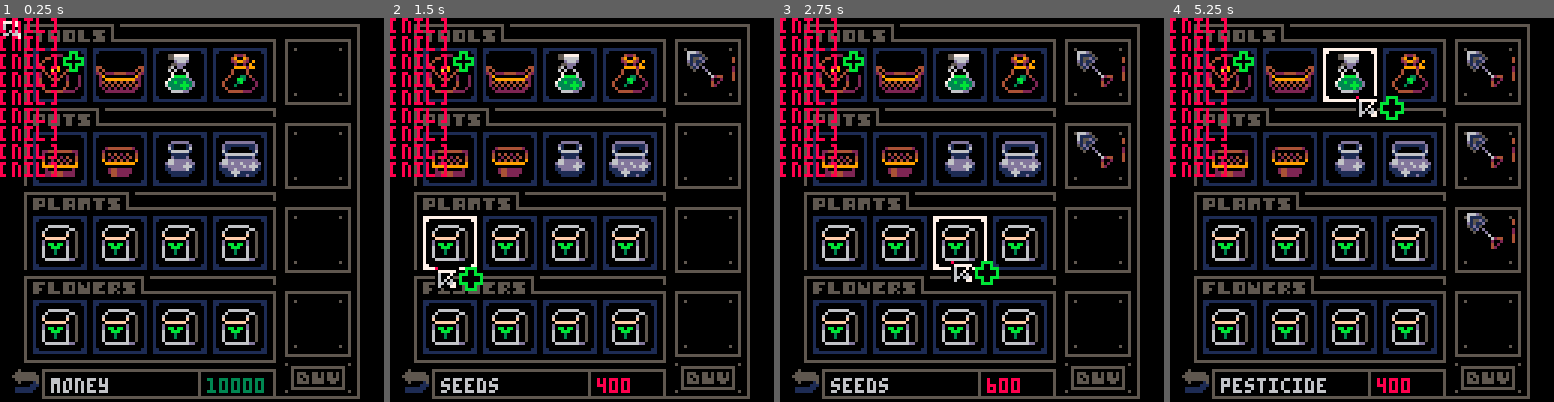
Above: before the commit, frames 1-4 (left to right).
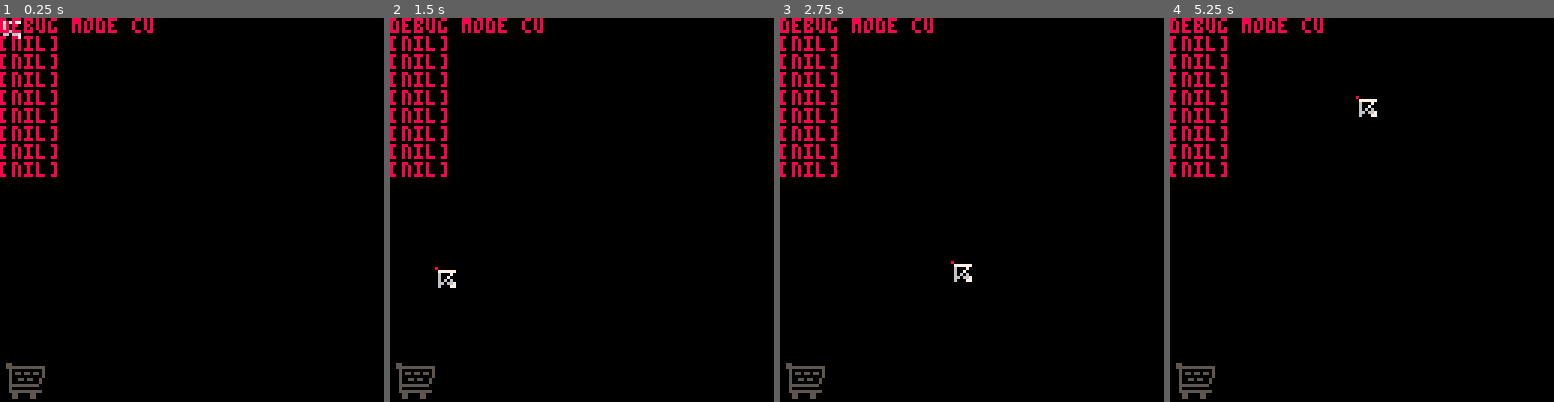
Above: after the commit, the same moments.

Repository: vinimesquitamoraes/Plantinhas
Game: PICO-8 cartridge plantinhas.p8
Two runs of this game, one before a commit and one after it. Both use one fixed random seed, a clock stepped at 60 frames per second and the inputs below.
Inputs (mouse positions are in pixels of both pictures, inside the frame that each line leads up to):
- Up to frame 1 (0.25 s): no input
- Up to frame 2 (1.5 s): click (670, 121) at 0.67 s; click (436, 267) at 1.22 s
- Up to frame 3 (2.75 s): hold Right 1.6-2.1 s; click (887, 114) at 1.77 s; hold Up 2.15-2.42 s; click (952, 259) at 2.32 s; hold Right from 2.47 s (still down)
- Up to frame 4 (5.25 s): click (1404, 106) at 2.87 s; release Right at 3.03 s; hold Left 3.08-3.58 s; click (1465, 256) at 3.42 s; hold Down 3.63-3.97 s; click (1231, 102) at 3.97 s; hold Right 4.02-4.68 s; click (1292, 248) at 4.52 s; hold Up 4.73-5.03 s; click (1354, 94) at 5.07 s; hold Left from 5.08 s (still down)

The runs differ from the first frame. In frame 1, 27% of the frame differs, in the area x 1-94%, y 0-100%; in frame 2, 27%; in frame 3, 27%; in frame 4, 28%.

Commit message:
Rega foir melhorada: agora um vaso vasa agua se ele estiver saturado

Diff:
--- a/plantinhas.p8
+++ b/plantinhas.p8
@@ -8,7 +8,7 @@
  --cus ----------------------------------------------------------------------------------------------------------------------------------------------------------------------------+
  espacamento  = 0
 
- cu1 = nil
+ cu1 = ""
  cu2 = nil
  cu3 = nil
  cu4 = nil
@@ -18,7 +18,7 @@
  cu8 = nil
  cu9 = nil
 
- str1 = ""
+ str1 = "debug mode cu"
  str2 = ""
  str3 = ""
  str4 = ""
@@ -35,13 +35,15 @@
  2 para loja
  3 para o deposito
  ]]
- status = 2
+ status = 1
 
  --auxiliares ---------------------------------------------------------------------------------------------------------------------------------------------------------------------+
- aux_tipo  = 1
- saldo     = 10000
- grav      = 2
-	num_atl   = 6
+ aux_tipo    = 1
+ saldo       = 10000
+ grav        = 2
+	num_atl     = 6
+	max_saturac = 20
+
  --listas -------------------------------------------------------------------------------------------------------------------------------------------------------------------------+
  ls_tst     = {["tipo"]="teste"       ,["val"]=false,["qual"]=nil}
  ls_bts     = {["tipo"]="botao"       ,["val"]=false,["qual"]=nil}
@@ -54,8 +56,8 @@
  ls_prt     = {["tipo"]="prateleiras" ,["val"]=false,["qual"]=nil}
 
  --listas de particulas -----------------------------------------------------------------------------------------------------------------------------------------------------------+
- pat_sem = {["tipo"]="particulas sementes",["val"]=false,["qual"]={} }
- pat_reg = {["tipo"]="particulas regador" ,["val"]=false,["qual"]={} }
+ pat_sem = {["tipo"]="semente",["val"]=false,["qual"]={} }
+ pat_reg = {["tipo"]="agua"   ,["val"]=false,["qual"]={} }
 
  --init de palavras ---------------------------------------------------------------------------------------------------------------------------------------------------------------+
  p1={192,193,193,194,240}
@@ -94,12 +96,13 @@
  def_pos_atls()
 
  --prateleiras ....................................................................................................................................................................+
- criar_prateleiras(4)
+ init_prat(4)
 
 	--objetos funcionais padrao ------------------------------------------------------------------------------------------------------------------------------------------------------+
 	regador = criar_obj("item",17,ls_inv.coisas,nil, 50 ,18)
-
- --testes @@@@@@@@@@@@@@@@@@@@@@@@@@@@@@@@@@@@@@@@@@@@@@@@@@@@@@@@@@@@@@@@@@@@@@@@@@@@@@@@@@@@@@@@@@@@@@@@@@@@@@@@@@@@@@@@@@@@@@@@@@@@@@@@@@@@@@@@@@@@@@@@@@@@@@@@@@@@@@@@@@@@@@@@@+
+ --ls_atl.atls[1].item =criar_obj("item",17)
+
+ --[[testes @@@@@@@@@@@@@@@@@@@@@@@@@@@@@@@@@@@@@@@@@@@@@@@@@@@@@@@@@@@@@@@@@@@@@@@@@@@@@@@@@@@@@@@@@@@@@@@@@@@@@@@@@@@@@@@@@@@@@@@@@@@@@@@@@@@@@@@@@@@@@@@@@@@@@@@@@@@@@@@@@@@@@@@@@+
  vaso_change = 5
  que_planta  = 9
  aux_x = 10
@@ -172,11 +175,9 @@
   --se o timer contou ja
   if(ls_atl.wait)atribuir()
 
-  atl_on_off(mouse.dir_press)
-
   --regar -------------------------------------------------------------------------------------------------------+
 		if(pat_reg.val and not ls_atl.show)then
-			if(mouse:toggle(mouse.esq,204,236)) gerar_part(pat_reg, 1, 2, 3, nil)
+			if(mouse:toggle(mouse.esq,204,236)) gerar_part(pat_reg, 1, 2, 3, nil, stat(32)+1, stat(33)+13)
 		end
 
 		--esperando awa -------------------------------------------------------------------------------------------------------+
@@ -184,6 +185,8 @@
 
   --esperando semente -------------------------------------------------------------------------------------------------------+
  	foreach(pat_sem,function(obj) plantar(obj) end)
+
+  atl_on_off(mouse.dir_press)
 
  --lojinha rocha ---------------------------------------------------------------------------------------------------+
  elseif(status == 2)then
@@ -677,6 +680,8 @@
 		 del(self.ls_gua, self)
 	  self = nil
 			end
+			return true
+
 	 end
 
 --botao ========================
@@ -806,17 +811,8 @@
 		self.w,self.h = 18,18
  	self.tam      = 16
  	self.disp     = true
-
- 	--espaco da loja
- 	if(subtipo == 1)then
- 	 self.cor1,self.cor3 = 1,1
-	 	self.cor2  = 7
-
-	 	function self:disp_toggle(qual)
- 			self.disp = qual or false
-			end
-
-			function self:des()
+ 	if(range(subtipo,1,2))then
+ 		function self:des()
     rect(self.x,self.y,self.x+self.w-1,self.y+self.h-1,self.cor1)
 	   rectfill(self.x+1,self.y+1,(self.x+self.w-1)-1,(self.y+self.h-1)-1,0)
     self.item:des(self.x+1,self.y+1)
@@ -826,6 +822,15 @@
 	   	line(self.x+3 ,self.y+4,self.x+14,self.y+15,8)
     end
     des_vertices(self.x+1,self.y+1,self.w-2,self.h-2,self.cor1)
+			end
+		end
+ 	--espaco da loja
+ 	if(subtipo == 1)then
+ 	 self.cor1,self.cor3 = 1,1
+	 	self.cor2  = 7
+
+	 	function self:disp_toggle(qual)
+ 			self.disp = qual or false
 			end
 
 		 function self:add_car()
@@ -947,6 +952,12 @@
   		 spr(self.planta[self.estagio],self.x+self.xesp,self.yp-(self.planta.wh[self.estagio][2]*8),self.planta.wh[self.estagio][1],self.planta.wh[self.estagio][2])
   		end
 				pal()
+
+  	end
+
+  	function self:vasar()
+  		gerar_part(pat_reg, 1, 2, 3, nil,self.x+4 ,self.y+self.h-2)
+  		gerar_part(pat_reg, 1, 2, 3, nil,self.x+11,self.y+self.h-2)
   	end
 
   	function self:des(xop,yop)
@@ -960,9 +971,7 @@
 		 	spr(self.s,self.x,self.y,self.w/8,self.h/8)
 				pal()
 
-				if(self.planta)then
-					self:des_planta()
-				end
+				if(self.planta)self:des_planta()
   	end
 
 			--vaso1
@@ -1292,18 +1301,25 @@
 end
 
 --atualizar prticulas
-function att_particulas(que_ls)
- for p in all(que_ls) do
+function att_particulas(que_ls_part)
+
+ for p in all(que_ls_part) do
  	p:att()
  end
-end
-
-function gerar_part(que_pat_ls, quantas, tip, ampx, item)
+
+	if(not que_ls_part.val)return
+
+ if(#que_ls_part>0 and que_ls_part.tipo == "semente")then ls_jrd.val = false
+	else ls_jrd.val = true end
+
+end
+
+function gerar_part(que_pat_ls, quantas, tip, ampx, item, x, y)
  tip = tip or 1
  for i=1, quantas do
 		nova = criar_obj("particula",tip,que_pat_ls,item)
-		nova.x     = stat(32)+1
-		nova.y     = stat(33)+13
+		nova.x     = x
+		nova.y     = y
 		nova.x_max = nova.x+ampx
 		nova.x_min = nova.x-ampx
 	end
@@ -1447,9 +1464,9 @@
 	if(count(ls_car.coisas)>0)then
 		local aux_y = 9
 		for i in all(ls_car.coisas) do
-		 i.x=97
-			i.y=aux_y
-			aux_y += 27
+		 i.x    = 97
+			i.y    = aux_y
+			aux_y += 28
 		end
 	end
 
@@ -1460,7 +1477,7 @@
 	if(not bt_comp:col_mouse("retg"))then
 			buy:des()
 	else
-		if(count(ls_car.coisas)>0)then
+		if(#ls_car.coisas>0)then
 		 buy_atv:des()
 		else
 			buy:des()
@@ -1540,9 +1556,9 @@
 
 function add_um_item(qual,onde)
 
-	if(status == 2)def_pos(qual)
-	if(onde == 1) add(ls_jrd.coisas,qual)
- if(onde == 2)	add(ls_inv.coisas,qual)
+	if(status == 2) def_pos(qual)
+	if(onde   == 1) add(ls_jrd.coisas,qual)
+ if(onde   == 2)	add(ls_inv.coisas,qual)
 
 end
 
@@ -1689,6 +1706,11 @@
 	 	if(ls_atl.qual and ls_atl.qual.item and range(ls_atl.qual.item.tip,5,8))then
 	   mouse:tip_set(ls_atl.qual.item.cur_s,"⬅️","⬆️")
 	 	end
+	 	if(ls_atl.qual and ls_atl.qual.item and ls_atl.qual.item.tip == 17) then
+ 			mouse.w,mouse.h = 16,16
+	 		mouse:toggle(mouse.esq,236,204)
+	 	end
+
 	 end
 	end
 end
@@ -1802,11 +1824,11 @@
 	rect(107,3,119,115,1)
 	rect(8,3,107,115,4)
 	--pesinhos
-	rect(16,118,28,122,1)
-	rect(8,118,16,122,4)
+	rect(16 ,118,28 ,122,1)
+	rect(8  ,118,16 ,122,4)
 	rect(107,118,119,122,1)
-	rect(99,118,107,122,4)
-	line(8,118,119,118,0)
+	rect(99 ,118,107,122,4)
+	line(8  ,118,119,118,0)
 
 	--pregos frente
 	local aux_1,aux_2 = 6,0
@@ -1847,8 +1869,8 @@
 
 end
 
-function criar_prateleiras(quantas)
-	for i=1, quantas do
+function init_prat()
+	for i=1, 4 do
 		criar_obj("prateleira",0,ls_prt)
 	end
 end
@@ -1872,25 +1894,23 @@
 			not	col_2ret(it,ls_prt[3])and
 			not	col_2ret(it,ls_prt[4])
 		)then
-			i.y+=grav
+			i.y +=grav
 			n_sai_tela(i)
   else
-
-			i.y = flr(i.y)
 		end
 	end
 
 end
 
 function def_pos(i)
-		i.x = flr(rnd(80)) + 16
+		i.x = flr(rnd(60)) + 16
 
 		if(i.tip <=4)then
-			i.y = 10
+			i.y = 16
 		elseif(i.tip<=8)then
-			i.y = 34
+			i.y = 40
 		else
-			i.y = 58
+			i.y = 64
 		end
 
 end
@@ -1920,15 +1940,15 @@
  elseif(range(aux_tipo,9,16))then
   mouse.s     = 228
  	if(mouse.esq)then
-	  nova_sem    = gerar_part(pat_sem,1,1,3,ls_atl.qual.item)
+	  nova_sem    = gerar_part(pat_sem,1,1,3,ls_atl.qual.item, stat(32)+1, stat(33)+13)
 			pat_sem.val = true
 			ls_atl.qual.item = nil
 			ls_atl.qual = nil
+
 			mouse:reset()
 
 		end
 	elseif(aux_tipo == 17)then
-		mouse.w,mouse.h = 16,16
 		pat_reg.val = true
 
 	end
@@ -1940,7 +1960,6 @@
 	qual_vaso = get_obj_by_col_retg(ls_jrd.coisas,o_que)
 
 	if(qual_vaso)then
-		add(ls_vas_atv,qual_vaso)
 		qual_vaso.planta  = o_que.ls_aux.fases
  	qual_vaso.estagio = 1
   o_que:del()
@@ -1952,38 +1971,32 @@
 
 function regar(o_que)
 
+	if(#pat_reg == 0) return
 	qual_vaso = get_obj_by_col_retg(ls_jrd.coisas,o_que)
 
 	if(qual_vaso)then
- 	qual_vaso.saturac += 0.5
-  o_que:del()
-  if(qual_vaso.saturac > 1)then
-  	avancar_fase(qual_vaso)
-   qual_vaso.saturac = 0
-  end
+		if(not qual_vaso.colher and qual_vaso.saturac < max_saturac) qual_vaso.saturac += 1
+	 o_que:del()
+ 	if(qual_vaso.saturac >= max_saturac)then
+ 		qual_vaso:vasar()
+			avancar_fase(qual_vaso)
+			qual_vaso.saturac=0
+		end
+		if(qual_vaso.colher)qual_vaso:vasar()
  end
 
-
-end
-
-function avancar_fases()
-	if(status==1 and not ls_atl.show)then
-		for i in all(ls_vas_atv)do
-			avancar_fase(i)
-		end
-	end
 end
 
 function avancar_fase(o_que)
  if(not o_que.planta) return
 	local inc = 1 --flr(rnd(100))
 	o_que.estagio+= inc%2
- if(o_que.estagio >#o_que.planta) o_que.estagio = #o_que.planta
-	if(o_que.estagio==#o_que.planta) o_que.colher  = true
-end
-
--->8
---7072
+ if(o_que.estagio >#o_que.planta)then
+  o_que.estagio = #o_que.planta
+  o_que.colher  = true
+ end
+end
+
 __gfx__
 000000000000000000000000000bbb00000000000000000000000000000000000000000000000000000000000000000000000000000000000000000000000000
 000000000000000000000422200b1b00000000000000000000005577777000000000004224000000000000000000000000000000000000000000000000000000
@@ -1993,11 +2006,11 @@
 00d1511d0000000004111999111b1b0044000000000000440000560dd0000000000000999929900000f1111111f1150000005555555000000051551551551500
 0051d1500000000000411a19114bbb00414000000000041400006060060000000000041111400000000fffffff11150000055555555500000051111111111500
 00051d0d00000000021411a11411111024122244442221420000070000600000000004111140000000d1111111d1150000005555555500000051155155115000
-00005000d000000002114111412111200291111111111920000007bbbb600000000041113314000000d1bb1bb1d1150000000500001500000051111111115000
-00000000060000000411144411211120021999999999922000007333333d00000004111bb311200000611bbb1161150000000000011100000055555555550000
-000000000062440004111111114111200241414141414120000733b33b33d00000411113b1111200006111311161150000001111111000000050000000000000
-00000000002002000411111111411120021414141414142000063333bbb3d0000041113111111200006111311161150000001111110000000055555555555000
-000000000040200000411111141112000021212121212200000063333b3d00000004111111112000006111111161150000000000000000000005500005500000
+00005000d0000000021141114121112002911111111119200000070bb0600000000041113314000000d1bb1bb1d1150000000500001500000051111111115000
+00000000060000000411144411211120021999999999922000007033330d00000004111bb311200000611bbb1161150000000000011100000055555555550000
+000000000062440004111111114111200241414141414120000703b33b30d00000411113b1111200006111311161150000001111111000000050000000000000
+00000000002002000411111111411120021414141414142000060333bbb0d0000041113111111200006111311161150000001111110000000055555555555000
+00000000004020000041111114111200002121212121220000006000000d00000004111111112000006111111161150000000000000000000005500005500000
 000000000042000000044444422220000002222222222000000006666dd00000000044444222000000066666666dd00000000000000000000005500005500000
 00000000000000000000000000000000000000000000000000000000000000000000000000000000000000000000000000000000000000000000000000000000
 00000000000000000000000000000000000000000000000000000000000000000000000000000000000000000000000000000000000000000000000000000000
